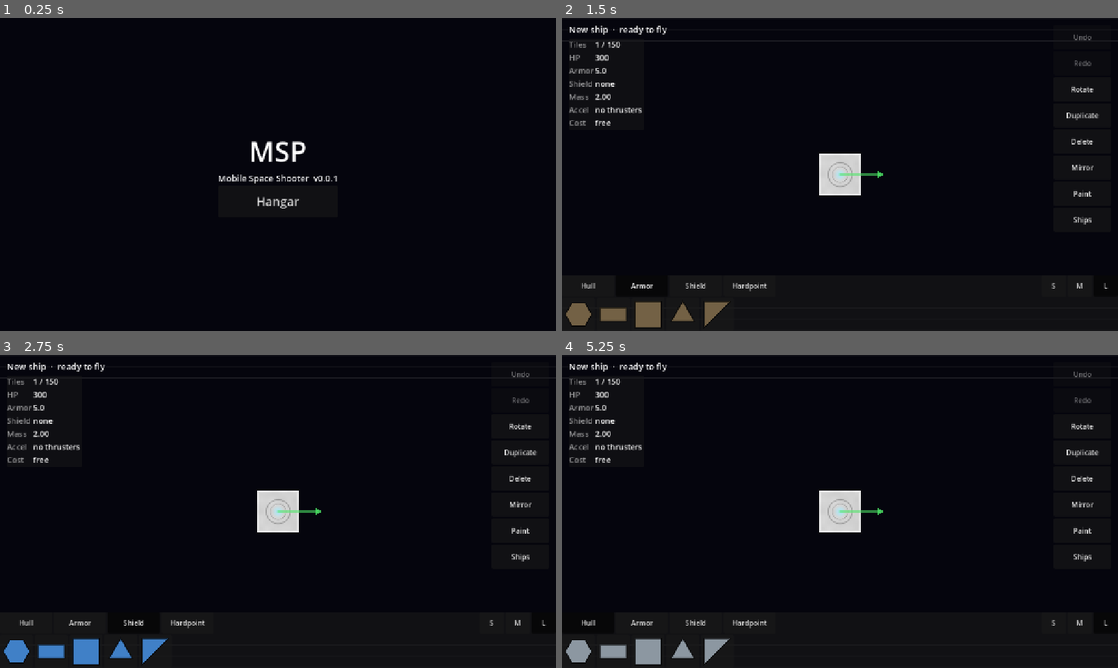
Above: before the commit, frames 1-4 (two rows, left to right).
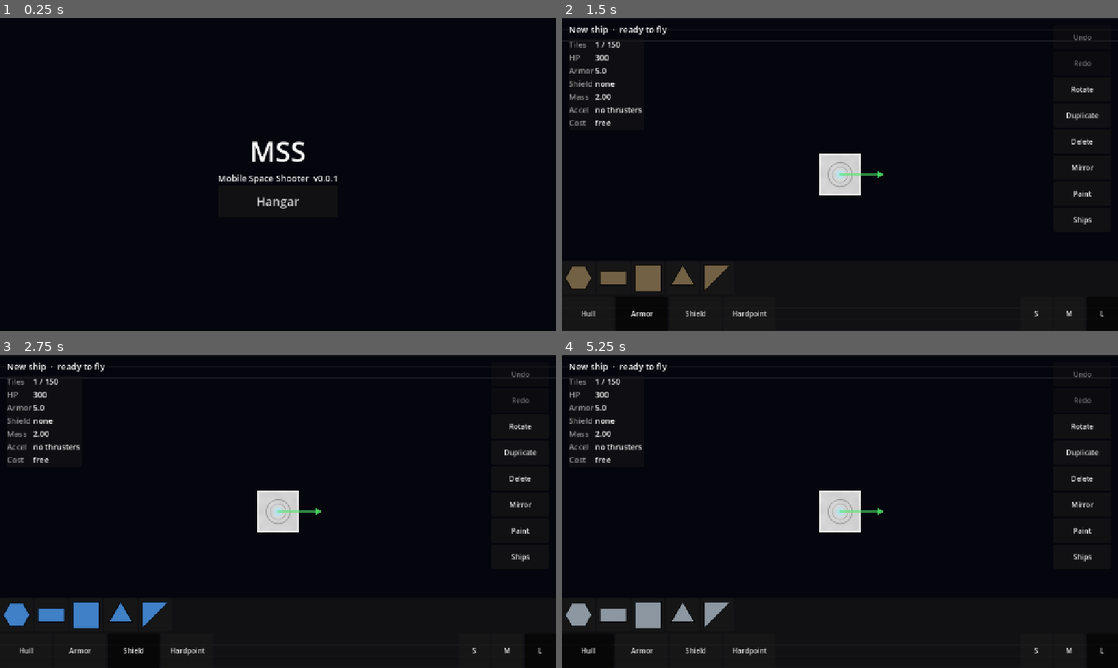
Above: after the commit, the same moments.

Repository: HermanRas/MobileSpaceShooter
Game: Godot game, scene res://scenes/boot/boot.tscn
The game is run twice, just before and just after one commit, with the same random seed, the same clock (stepped at 60 frames per second) and the same inputs.
Inputs:
- Up to frame 1 (0.25 s): no input
- Up to frame 2 (1.5 s): click "Hangar" at 0.5 s; click "Armor" at 1.25 s
- Up to frame 3 (2.75 s): click "Shield" at 2 s
- Up to frame 4 (5.25 s): click "S" at 2.75 s; click "M" at 3.5 s; click "L" at 4.25 s; click "Hull" at 5 s

The runs differ from the first frame. In frame 1, 0.3% of the frame differs, in the area x 45-55%, y 39-46%; in frame 2, 2.6%; in frame 3, 2.7%, in the area x 0-99%, y 78-99%; in frame 4, 2.7%.

Commit message:
Rename to MSS; phone deploy, gesture-safe palette, faster hangar refresh
- Rename MSP -> MSS (Mobile Space Shooter): title, package id com.example.mss,
  Docker images mss-tools/mss-android, build/mss-debug.apk, docs.
- First run on the reference phone (0.9 done). Debug-only Perf autoload logs
  fps, worst frame, draw calls and the hangar refresh to user://perf.log,
  because Honor drops app output from logcat. android.sh gains log, perf,
  shot and adb.
- Palette tabs moved below the shapes: a drag starting in Android's bottom
  gesture strip sent the game home.
- 150-tile hangar refresh on the phone 29 ms -> 15-18 ms (owner-accepted
  budget): one-pass port matching with linked-list buckets, union-find
  connectivity, per-tile cached ports, memoized TileDef stats/cost, and a
  geometry stamp on each tile. Phase 2.5 and 2.6 done.

Co-Authored-By: Claude Opus 5.5 <noreply@anthropic.com>

Diff:
--- a/game/data/blueprints/brick.json
+++ b/game/data/blueprints/brick.json
@@ -2,7 +2,7 @@
 	"format": 1,
 	"id": "brick",
 	"name": "Brick",
-	"author": "msp",
+	"author": "mss",
 	"tags": ["sample"],
 	"_doc": "All armor, 3 x 3: the slow tank end of D10.",
 	"tiles": [
--- a/game/data/blueprints/hexwing.json
+++ b/game/data/blueprints/hexwing.json
@@ -2,7 +2,7 @@
 	"format": 1,
 	"id": "hexwing",
 	"name": "Hexwing",
-	"author": "msp",
+	"author": "mss",
 	"tags": ["sample"],
 	"_doc": "A hex core ringed by triangles, one on each edge (centres 2/sqrt(3) U out along each edge normal).",
 	"tiles": [
--- a/game/data/blueprints/starter.json
+++ b/game/data/blueprints/starter.json
@@ -2,7 +2,7 @@
 	"format": 1,
 	"id": "starter",
 	"name": "Starter",
-	"author": "msp",
+	"author": "mss",
 	"tags": ["starter", "pinned"],
 	"_doc": "PLAN.md 4.10. Forward is +x. Hardpoints at rear-left, rear-right and front take the 3 pulse thrusters in Phase 3.2; the front one also takes the single gatling.",
 	"tiles": [
--- /dev/null
+++ b/game/dev_preview/bench_analyze.gd
@@ -0,0 +1,54 @@
+extends Node
+## Times the parts of Placement.analyze on a 150-tile ship. Run headless; prints ms per part.
+
+func _ready() -> void:
+	var placement: Placement = Placement.create(ShapeLib.from_table(Data.table("shapes")),
+			TileLib.from_table(Data.table("tiles")), Data.table("tiles"))
+	var bp := Blueprint.new()
+	for i in 150:
+		var tile := Blueprint.Tile.new()
+		tile.id = i
+		tile.type = &"core" if i == 0 else &"hull"
+		tile.shape = &"square"
+		tile.size = &"L"
+		tile.pos = Vector2(i % 10 - 5, i / 10 - 7)
+		bp.tiles.append(tile)
+	bp.tiles[0].pos = Vector2(0, 0)
+	bp.tiles[75].pos = Vector2(-5, -7)
+	placement.analyze(bp)
+	var parts := {}
+	for n in 10:
+		var t := Time.get_ticks_usec()
+		for tile in bp.tiles:
+			placement.tile_edges(tile)
+		_add(parts, "edges_cache", t)
+		t = Time.get_ticks_usec()
+		var index := placement._port_index(bp)
+		_add(parts, "port_index", t)
+		t = Time.get_ticks_usec()
+		index.unmatched()
+		_add(parts, "unmatched", t)
+		t = Time.get_ticks_usec()
+		var links := placement._neighbours_from(index, bp)
+		_add(parts, "neighbours", t)
+		t = Time.get_ticks_usec()
+		placement._reach(bp, links)
+		_add(parts, "reach", t)
+		t = Time.get_ticks_usec()
+		placement._placed_polygons(bp)
+		_add(parts, "placed", t)
+		t = Time.get_ticks_usec()
+		placement.analyze(bp)
+		_add(parts, "ANALYZE", t)
+		t = Time.get_ticks_usec()
+		ShipStats.compute(bp, placement)
+		_add(parts, "STATS", t)
+		t = Time.get_ticks_usec()
+		ShipMesh.build(bp.tiles, placement)
+		_add(parts, "MESH", t)
+	for key in parts:
+		print("%-12s %.2f ms" % [key, parts[key] / 10000.0])
+	get_tree().quit()
+
+func _add(parts: Dictionary, key: String, t: int) -> void:
+	parts[key] = parts.get(key, 0) + Time.get_ticks_usec() - t
--- /dev/null
+++ b/game/dev_preview/bench_analyze.tscn
@@ -0,0 +1,6 @@
+[gd_scene load_steps=2 format=3]
+
+[ext_resource type="Script" path="res://dev_preview/bench_analyze.gd" id="1"]
+
+[node name="Bench" type="Node"]
+script = ExtResource("1")
--- a/game/dev_preview/drive_hangar.gd
+++ b/game/dev_preview/drive_hangar.gd
@@ -136,7 +136,7 @@
 		tile.paint = Color.GRAY
 		bp.tiles.append(tile)
 	bp.tiles[0].pos = Vector2(0, 0)
-	bp.tiles[55].pos = Vector2(-5, -7)
+	bp.tiles[75].pos = Vector2(-5, -7)  # tile 75 started on the core's spot
 	_hangar.load_blueprint(bp)
 	await _frames(1)
 	# One wall-clock sample in a shared container swings 2x (8.8 vs 17.1 ms on the same code),
--- a/game/project.godot
+++ b/game/project.godot
@@ -10,7 +10,7 @@
 
 [application]
 
-config/name="MSP"
+config/name="MSS"
 config/description="Mobile Space Shooter: build a ship from tiles, then fly it."
 config/version="0.0.1"
 run/main_scene="res://scenes/boot/boot.tscn"
@@ -27,6 +27,7 @@
 Profiles="*res://src/autoload/profiles.gd"
 Audio="*res://src/autoload/audio.gd"
 Router="*res://src/autoload/router.gd"
+Perf="*res://src/autoload/perf.gd"
 
 [display]
 
--- /dev/null
+++ b/game/src/autoload/perf.gd
@@ -0,0 +1,54 @@
+extends Node
+## Debug builds only: every few seconds, prints the frame rate, the slowest frame, draw calls
+## and memory (and the hangar's last edit refresh), so a phone check is `tools/android.sh perf`
+## instead of guessing by eye. Release builds free this node at start.
+##
+## Lines also go to `user://perf.log` (cleared each launch): Honor phones drop app output from
+## logcat, so print() alone never reaches the PC.
+
+const INTERVAL_S := 5.0
+const LOG_PATH := "user://perf.log"
+
+var _elapsed := 0.0
+var _worst_ms := 0.0
+var _last_tick := 0
+var _log: FileAccess
+
+
+func _ready() -> void:
+	if not OS.is_debug_build():
+		queue_free()
+		return
+	_log = FileAccess.open(LOG_PATH, FileAccess.WRITE)
+
+
+func _process(delta: float) -> void:
+	_elapsed += delta
+	# Wall clock, not delta: Godot smooths delta, which hid a 29 ms hangar refresh as 16.7 ms.
+	var now := Time.get_ticks_usec()
+	if _last_tick > 0:
+		_worst_ms = maxf(_worst_ms, (now - _last_tick) / 1000.0)
+	_last_tick = now
+	if _elapsed < INTERVAL_S:
+		return
+	var scene := get_tree().current_scene
+	var line := "perf: %s  %d fps  worst %.1f ms  %d draw calls  %.0f MB" % [
+		scene.scene_file_path.get_file() if scene else "-",
+		Engine.get_frames_per_second(), _worst_ms,
+		Performance.get_monitor(Performance.RENDER_TOTAL_DRAW_CALLS_IN_FRAME),
+		Performance.get_monitor(Performance.MEMORY_STATIC) / 1048576.0,
+	] + (_refresh_note(scene) if scene and &"last_refresh_usec" in scene else "")
+	print(line)
+	if _log:
+		_log.store_line(Time.get_time_string_from_system() + " " + line)
+		_log.flush()
+	_elapsed = 0.0
+	_worst_ms = 0.0
+
+
+static func _refresh_note(scene: Node) -> String:
+	var parts: Array[String] = []
+	var detail: Dictionary = scene.get(&"last_refresh_parts")
+	for key: String in detail:
+		parts.append("%s %.1f" % [key, detail[key] / 1000.0])
+	return "  last refresh %.1f ms (%s)" % [scene.get(&"last_refresh_usec") / 1000.0, ", ".join(parts)]
--- a/game/src/model/blueprint.gd
+++ b/game/src/model/blueprint.gd
@@ -20,6 +20,10 @@
 	## Rotation in steps of `rotation_step_deg` (15°).
 	var rot: int
 	var paint: Color
+	## Placement's geometry for this tile, and the [placement, shape, size, rot, pos] it was
+	## built from. Not saved; a stale stamp just means it's rebuilt.
+	var geometry: Array = []
+	var geometry_stamp: Array = []
 
 	func to_dict() -> Dictionary:
 		return {
--- a/game/src/model/placement.gd
+++ b/game/src/model/placement.gd
@@ -70,6 +70,18 @@
 
 
 func _cached(tile: Blueprint.Tile) -> Array:
+	# Fast path: the tile still carries the geometry from last time. Comparing the stamp is
+	# much cheaper than formatting the string key, and a refresh asks ~4 times per tile.
+	var stamp := [get_instance_id(), tile.shape, tile.size, tile.rot, tile.pos]
+	if tile.geometry_stamp == stamp:
+		return tile.geometry
+	var entry := _cached_by_key(tile)
+	tile.geometry = entry
+	tile.geometry_stamp = stamp
+	return entry
+
+
+func _cached_by_key(tile: Blueprint.Tile) -> Array:
 	var key := "%s|%s|%d|%d|%d" % [tile.shape, tile.size, tile.rot,
 			roundi(tile.pos.x * 100000.0), roundi(tile.pos.y * 100000.0)]
 	var hit: Variant = _geometry.get(key)
@@ -77,8 +89,17 @@
 		return hit
 	if _geometry.size() >= GEOMETRY_CACHE_MAX:
 		_geometry.clear()
-	var entry := [shapes.polygon(tile.shape, tile.size, tile.rot, tile.pos),
-			shapes.edges(tile.shape, tile.size, tile.rot, tile.pos)]
+	var edges := shapes.edges(tile.shape, tile.size, tile.rot, tile.pos)
+	var ports := PackedVector2Array()
+	var normals := PackedVector2Array()
+	var cells := PackedInt32Array()
+	for edge in edges:
+		for port in edge.ports:
+			ports.append(port)
+			normals.append(edge.normal)
+			cells.append(_PortIndex.cell_key(port))
+	var polygon := shapes.polygon(tile.shape, tile.size, tile.rot, tile.pos)
+	var entry := [polygon, edges, ports, normals, cells, _bounds(polygon)]
 	_geometry[key] = entry
 	return entry
 
@@ -188,9 +209,8 @@
 func _port_index(bp: Blueprint) -> _PortIndex:
 	var index := _PortIndex.new()
 	for tile in bp.tiles:
-		for edge in tile_edges(tile):
-			for port in edge.ports:
-				index.add(port, edge.normal, tile.id)
+		var geometry := _cached(tile)
+		index.add_tile(geometry[2], geometry[3], geometry[4], tile.id)
 	return index
 
 
@@ -282,15 +302,41 @@
 				% [bounds.size.x, bounds.size.y, area_u, area_u]))
 
 	if cores.size() == 1:
-		var reached := _reach(bp, _neighbours_from(index, bp))
-		var loose := PackedInt32Array()
-		for tile in bp.tiles:
-			if not reached.has(tile.id):
-				loose.append(tile.id)
+		var loose := _loose_tiles(bp, index, (cores[0] as Blueprint.Tile).id)
 		if not loose.is_empty():
 			problems.append(Problem.new(&"disconnected", loose,
 					"%d tile(s) aren't connected to the core" % loose.size()))
 	return analysis
+
+
+## Ids of tiles with no chain of shared ports back to the core. Union-find over the port
+## pairs: cheaper than building the neighbour lists when all that's asked is "connected?".
+func _loose_tiles(bp: Blueprint, index: _PortIndex, core_id: int) -> PackedInt32Array:
+	var slot := {}
+	for i in bp.tiles.size():
+		slot[bp.tiles[i].id] = i
+	var parent := PackedInt32Array()
+	parent.resize(bp.tiles.size())
+	for i in parent.size():
+		parent[i] = i
+	for pair in index.facing_pairs():
+		var a := _root(parent, slot[pair.x])
+		var b := _root(parent, slot[pair.y])
+		if a != b:
+			parent[a] = b
+	var core_root := _root(parent, slot[core_id])
+	var loose := PackedInt32Array()
+	for i in bp.tiles.size():
+		if _root(parent, i) != core_root:
+			loose.append(bp.tiles[i].id)
+	return loose
+
+
+static func _root(parent: PackedInt32Array, i: int) -> int:
+	while parent[i] != i:
+		parent[i] = parent[parent[i]]
+		i = parent[i]
+	return i
 
 
 func _count_type(bp: Blueprint, type: StringName) -> int:
@@ -320,10 +366,11 @@
 func _placed_polygons(bp: Blueprint) -> Array[_Placed]:
 	var out: Array[_Placed] = []
 	for tile in bp.tiles:
+		var geometry := _cached(tile)
 		var placed := _Placed.new()
 		placed.id = tile.id
-		placed.polygon = tile_polygon(tile)
-		placed.bounds = _bounds(placed.polygon)
+		placed.polygon = geometry[0]
+		placed.bounds = geometry[5]
 		out.append(placed)
 	return out
 
@@ -371,71 +418,85 @@
 
 ## Finds ports that sit on top of each other, facing opposite ways. A spatial hash with a
 ## neighbourhood search, so floating-point error near a cell boundary can't split a pair.
+##
+## Each port is searched once (`_match`, on first use), and every bucket is a linked list in
+## packed arrays: on the phone, a 150-tile ship's ~2400 ports cost 21 ms when every port was
+## searched twice and every bucket was a copy-on-write PackedInt32Array.
 class _PortIndex:
 	const CELL := 0.1
 	## Shifts the grid so the regular port positions (multiples of 0.125 U) never sit near a
 	## cell boundary; only odd positions (hex and triangle ports) ever need a neighbour check.
 	const SHIFT := 0.37
 	const NEAR_EDGE := POINT_EPSILON / CELL
-
-	var _cells: Dictionary = {}
+	## Cell (x, y) is key x * KEY_STRIDE + y; build areas are far smaller than this many cells.
+	const KEY_STRIDE := 4096
+
+	var _head: Dictionary = {}
+	var _next := PackedInt32Array()
 	var _points := PackedVector2Array()
 	var _normals := PackedVector2Array()
 	var _tiles := PackedInt32Array()
-
-	func add(point: Vector2, normal: Vector2, tile_id: int) -> void:
-		var cell := _cell_of(point)
-		if not _cells.has(cell):
-			_cells[cell] = PackedInt32Array()
-		var bucket: PackedInt32Array = _cells[cell]
-		bucket.append(_points.size())
-		_cells[cell] = bucket
-		_points.append(point)
-		_normals.append(normal)
-		_tiles.append(tile_id)
-
-	## Unordered (tile, tile) pairs that share a port.
+	var _pairs: Array[Vector2i] = []
+	var _matched := PackedByteArray()
+	var _done := false
+
+	## One tile's ports, with their normals and `cell_key`s (cached with the tile's geometry).
+	func add_tile(points: PackedVector2Array, normals: PackedVector2Array, cells: PackedInt32Array,
+			tile_id: int) -> void:
+		var base := _points.size()
+		for k in points.size():
+			_next.append(_head.get(cells[k], -1))
+			_head[cells[k]] = base + k
+			_tiles.append(tile_id)
+		_points.append_array(points)
+		_normals.append_array(normals)
+
+	static func cell_key(point: Vector2) -> int:
+		return floori(point.x / CELL + SHIFT) * KEY_STRIDE + floori(point.y / CELL + SHIFT)
+
+	## Unordered (tile, tile) pairs that share a port, one entry per shared port.
 	func facing_pairs() -> Array[Vector2i]:
-		var out: Array[Vector2i] = []
-		for i in _points.size():
-			for j in _partners(i):
-				if j > i:
-					out.append(Vector2i(_tiles[i], _tiles[j]))
-		return out
+		_match()
+		return _pairs
 
 	## Positions of ports with no partner.
 	func unmatched() -> PackedVector2Array:
+		_match()
 		var out := PackedVector2Array()
 		for i in _points.size():
-			if _partners(i).is_empty():
+			if _matched[i] == 0:
 				out.append(_points[i])
 		return out
 
-	func _cell_of(point: Vector2) -> Vector2i:
-		return Vector2i(floori(point.x / CELL + SHIFT), floori(point.y / CELL + SHIFT))
-
 	## Ports at the same spot, on another tile, facing the opposite way. Only the port's own
 	## cell is searched, plus a neighbour on any axis where the port sits within
-	## POINT_EPSILON of a cell boundary.
-	func _partners(i: int) -> PackedInt32Array:
-		var out := PackedInt32Array()
-		var point := _points[i]
-		var fx := point.x / CELL + SHIFT
-		var fy := point.y / CELL + SHIFT
-		var cx := floori(fx)
-		var cy := floori(fy)
-		var x_lo := cx - 1 if fx - cx < NEAR_EDGE else cx
-		var x_hi := cx + 1 if cx + 1 - fx < NEAR_EDGE else cx
-		var y_lo := cy - 1 if fy - cy < NEAR_EDGE else cy
-		var y_hi := cy + 1 if cy + 1 - fy < NEAR_EDGE else cy
-		for x in range(x_lo, x_hi + 1):
-			for y in range(y_lo, y_hi + 1):
-				var bucket: Variant = _cells.get(Vector2i(x, y))
-				if bucket == null:
-					continue
-				for j: int in bucket:
-					if j != i and _tiles[j] != _tiles[i] \
-							and _points[j].distance_to(point) < POINT_EPSILON \
-							and _normals[j].dot(_normals[i]) < -0.999:
-						out.append(j)
-		return out
+	## POINT_EPSILON of a cell boundary. Each pair is found from its lower index.
+	func _match() -> void:
+		if _done:
+			return
+		_done = true
+		_matched.resize(_points.size())
+		_matched.fill(0)
+		for i in _points.size():
+			var point := _points[i]
+			var normal := _normals[i]
+			var tile := _tiles[i]
+			var fx := point.x / CELL + SHIFT
+			var fy := point.y / CELL + SHIFT
+			var cx := floori(fx)
+			var cy := floori(fy)
+			var x_lo := cx - 1 if fx - cx < NEAR_EDGE else cx
+			var x_hi := cx + 1 if cx + 1 - fx < NEAR_EDGE else cx
+			var y_lo := cy - 1 if fy - cy < NEAR_EDGE else cy
+			var y_hi := cy + 1 if cy + 1 - fy < NEAR_EDGE else cy
+			for x in range(x_lo, x_hi + 1):
+				for y in range(y_lo, y_hi + 1):
+					var j: int = _head.get(x * KEY_STRIDE + y, -1)
+					while j >= 0:
+						if j > i and _tiles[j] != tile \
+								and _points[j].distance_squared_to(point) < POINT_EPSILON * POINT_EPSILON \
+								and _normals[j].dot(normal) < -0.999:
+							_pairs.append(Vector2i(tile, _tiles[j]))
+							_matched[i] = 1
+							_matched[j] = 1
+						j = _next[j]
--- a/game/src/model/ship_stats.gd
+++ b/game/src/model/ship_stats.gd
@@ -38,8 +38,9 @@
 		stats.shield_cap += tile_stats[&"shield_cap"]
 		stats.shield_regen += tile_stats[&"shield_regen"]
 		stats.mass += tile_mass
-		for material: StringName in def.cost(tile.size):
-			stats.cost[material] = stats.cost.get(material, 0) + def.cost(tile.size)[material]
+		var tile_cost := def.cost(tile.size)
+		for material: StringName in tile_cost:
+			stats.cost[material] = stats.cost.get(material, 0) + tile_cost[material]
 		var centroid := polygon_centroid(polygon)
 		var own_inertia := tile_mass * polygon_polar_moment(polygon, centroid) / area if area > 0.0 else 0.0
 		parts.append([tile_mass, centroid, own_inertia])
--- a/game/src/model/tile_def.gd
+++ b/game/src/model/tile_def.gd
@@ -16,22 +16,36 @@
 
 var _stat_factor: Dictionary
 var _cost_factor: Dictionary
+## size -> the read-only result, since stats() and cost() run for every tile on every edit.
+var _stats_by_size := {}
+var _cost_by_size := {}
 
 
+## Read-only; duplicate() it to change it.
 func stats(size_code: StringName) -> Dictionary:
+	var cached: Variant = _stats_by_size.get(size_code)
+	if cached != null:
+		return cached
 	var factor: float = _stat_factor.get(size_code, 0.0)
 	var out := {}
 	for key in STAT_KEYS:
 		out[key] = base[key] * factor if SCALED_STATS.has(key) else base[key]
+	out.make_read_only()
+	_stats_by_size[size_code] = out
 	return out
 
 
-## Material -> whole amount. The loader guarantees every size comes out whole.
+## Material -> whole amount. The loader guarantees every size comes out whole. Read-only.
 func cost(size_code: StringName) -> Dictionary:
+	var cached: Variant = _cost_by_size.get(size_code)
+	if cached != null:
+		return cached
 	var factor: float = _cost_factor.get(size_code, 0.0)
 	var out := {}
 	for material: StringName in base_cost:
 		out[material] = roundi(base_cost[material] * factor)
+	out.make_read_only()
+	_cost_by_size[size_code] = out
 	return out
 
 
--- a/game/src/ui/hangar/hangar.gd
+++ b/game/src/ui/hangar/hangar.gd
@@ -393,15 +393,19 @@
 	_rot_pref = next.rot
 
 
-## Microseconds the last full refresh (validate + stats + mesh) took; drive_hangar reads it.
+## Microseconds the last full refresh (validate + stats + mesh) took; drive_hangar reads it,
+## and the debug Perf log prints it with its parts.
 var last_refresh_usec: int = 0
+var last_refresh_parts := {}
 
 
 func _on_changed() -> void:
 	var started := Time.get_ticks_usec()
 	var analysis := placement.analyze(editor.blueprint)
 	var problems := analysis.problems
+	var analyzed := Time.get_ticks_usec()
 	_view.show_blueprint(editor.blueprint, analysis)
+	var drawn := Time.get_ticks_usec()
 	if _selected >= 0 and editor.blueprint.tile_by_id(_selected) == null:
 		_select(-1)
 	else:
@@ -410,6 +414,8 @@
 		_status.text = "%s  ·  %s" % [editor.blueprint.name, "ready to fly" if problems.is_empty() else "can't fly yet"]
 		_stats.show_stats(ShipStats.compute(editor.blueprint, placement), problems, placement.max_tiles)
 	last_refresh_usec = Time.get_ticks_usec() - started
+	last_refresh_parts = {"analyze": analyzed - started, "view": drawn - analyzed,
+			"stats": started + last_refresh_usec - drawn}
 
 
 func _refresh_buttons() -> void:
--- a/game/src/ui/hangar/palette.gd
+++ b/game/src/ui/hangar/palette.gd
@@ -4,6 +4,11 @@
 ##
 ## Pressing a shape emits `drag_started`; from then on the hangar controller follows the finger
 ## and handles the release, so the palette doesn't need to know where the tile lands.
+##
+## The tabs sit under the shapes on purpose. Android keeps the bottom strip of the screen for
+## its home gesture even in immersive mode (130 px on the reference phone, ~78 canvas px), and a
+## drag that starts there sends the game to the background. Taps there are fine, so the
+## tap-only tabs fill that strip and every drag starts above it.
 
 signal drag_started(type: StringName, shape: StringName, size: StringName)
 
@@ -13,6 +18,8 @@
 	&"shield": Color(0.25, 0.5, 0.78), &"hardpoint": Color(0.24, 0.26, 0.29),
 }
 const BUTTON := Vector2(76, 76)
+## At least the phone's bottom gesture strip, in canvas pixels (see the note above).
+const GESTURE_STRIP := 80.0
 
 var shapes: ShapeLib
 var type: StringName = &"hull"
@@ -24,6 +31,7 @@
 func _ready() -> void:
 	var column := VBoxContainer.new()
 	add_child(column)
+	column.add_child(_shape_row)
 	var tabs := HBoxContainer.new()
 	column.add_child(tabs)
 	var type_group := ButtonGroup.new()
@@ -33,7 +41,7 @@
 		tab.toggle_mode = true
 		tab.button_group = type_group
 		tab.button_pressed = tile_type == type
-		tab.custom_minimum_size = Vector2(120, 48)
+		tab.custom_minimum_size = Vector2(120, GESTURE_STRIP)
 		tab.toggled.connect(func(on: bool) -> void:
 			if on:
 				type = tile_type
@@ -47,13 +55,12 @@
 		size_button.toggle_mode = true
 		size_button.button_group = size_group
 		size_button.button_pressed = size_code == tile_size
-		size_button.custom_minimum_size = Vector2(56, 48)
+		size_button.custom_minimum_size = Vector2(72, GESTURE_STRIP)
 		size_button.toggled.connect(func(on: bool) -> void:
 			if on:
 				tile_size = size_code
 				_refresh_shapes())
 		tabs.add_child(size_button)
-	column.add_child(_shape_row)
 	_refresh_shapes()
 
 
--- a/game/src/ui/menus/main_menu.gd
+++ b/game/src/ui/menus/main_menu.gd
@@ -12,7 +12,7 @@
 	var column := VBoxContainer.new()
 	center.add_child(column)
 
-	column.add_child(_label("MSP", 64))
+	column.add_child(_label("MSS", 64))
 	column.add_child(_label("Mobile Space Shooter  v%s" % ProjectSettings.get_setting("application/config/version"), 20))
 
 	if not Data.errors.is_empty():
--- a/game/tests/run_tests.gd
+++ b/game/tests/run_tests.gd
@@ -75,7 +75,7 @@
 	var started := Time.get_ticks_msec()
 	OS.add_logger(_spy)
 
-	print_rich("[b]MSP test run[/b]  Godot %s" % Engine.get_version_info().string)
+	print_rich("[b]MSS test run[/b]  Godot %s" % Engine.get_version_info().string)
 	print("")
 
 	var files := _discover(TEST_ROOT)
Not shown, added: game/dev_preview/bench_analyze.gd.uid
Not shown, changed: game/export_presets.cfg
Not shown, added: game/src/autoload/perf.gd.uid
Not shown, changed: CLAUDE.md
Not shown, changed: CREDITS.md
Not shown, changed: Docs/MOBILE_DEPLOY.md
Not shown, changed: Docs/PLAN.md
Not shown, changed: GeminiCopyRight.md
Not shown, changed: tools/android.sh
Not shown, changed: tools/run.sh
